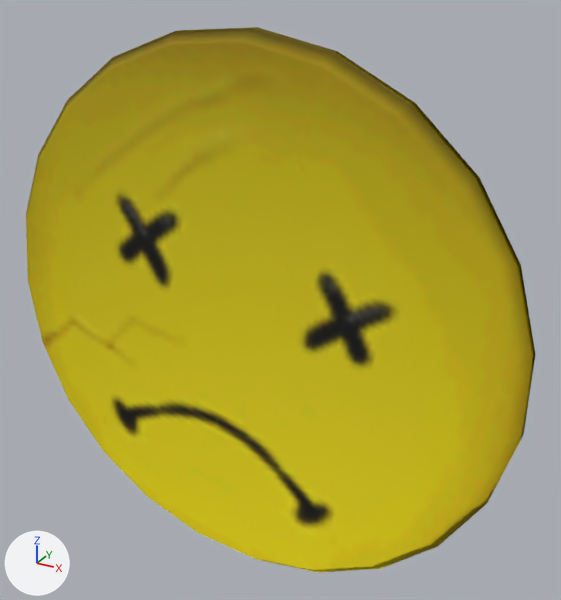
The glTF model public/assets/goldens/ps2_save-icons_manhunt.glb, before and after one commit.
Camera for both pictures: a 50 mm camera at (3.29, -5.24, 5.47) aimed at (0.27, 0.26, 2.72). Lighting does not change. The marker at lower left points along +X, +Y and +Z. The first picture is the older version. Where no turn or scale is listed for an object, it has been applied to the vertices.

Names of what the first picture shows: 'PS2VIEW.ICO'.
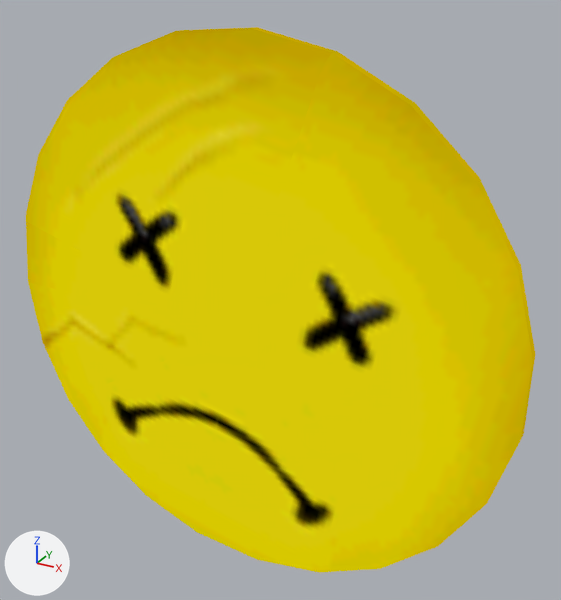
Edits to the bpy script that builds the scene:
```text
Change mat_ps2_icon:
    remove # nodes: BsdfPrincipled, Mix, OutputMaterial, TexImage, VertexColor
    nodes: BsdfTransparent, Emission, LightPath, Mix, MixShader, OutputMaterial, TexImage, VertexColor
```

Where the change shows, as pixel boxes (x1, y1, x2, y2) in the pictures (561 x 600 px):
'PS2VIEW.ICO', recoloured: (26, 27, 535, 573) in both
